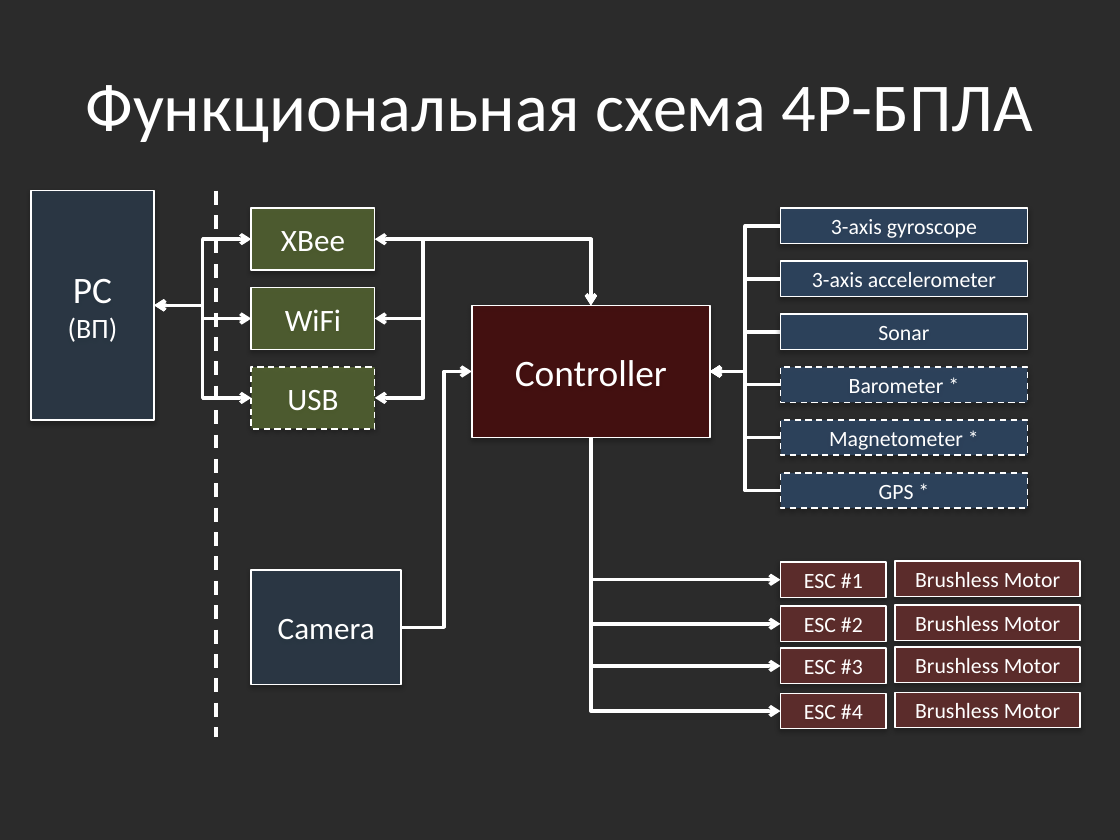
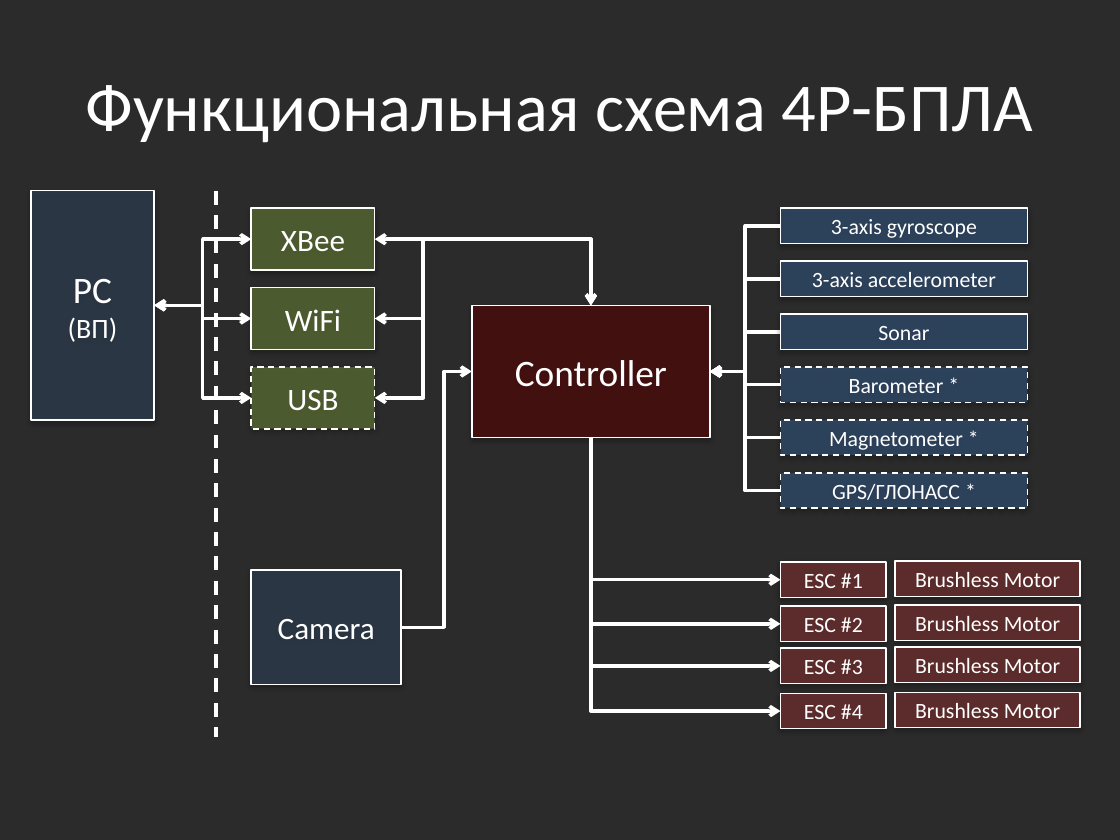
Before and after one commit to yaceq/quadro-xds, a slide deck: slide 9 of Docs/Medias2012_dhg.pptx. Drawn at 1120x840 pixels with LibreOffice and Linux fonts; fonts in the diff are those of the drawing; background and template pictures are left out; a plain dark background stands for a picture behind light text. Boxes give left, top, right and bottom in pixels: in the first picture for what was removed or moved away, otherwise in the second. Text is boxed around its words. In the diff, an @@ line names an element or a change of style, - is before the commit and + after.

```diff
--- a/Docs/Medias2012_dhg.pptx
+++ b/Docs/Medias2012_dhg.pptx
@@ text in rectangle at [832, 484, 960, 500]: text changed @@
-GPS *
+GPS/ГЛОНАСС *
```
Also in this commit, not shown: 7 other slides changed, 2 slides added, 4 slides removed.
